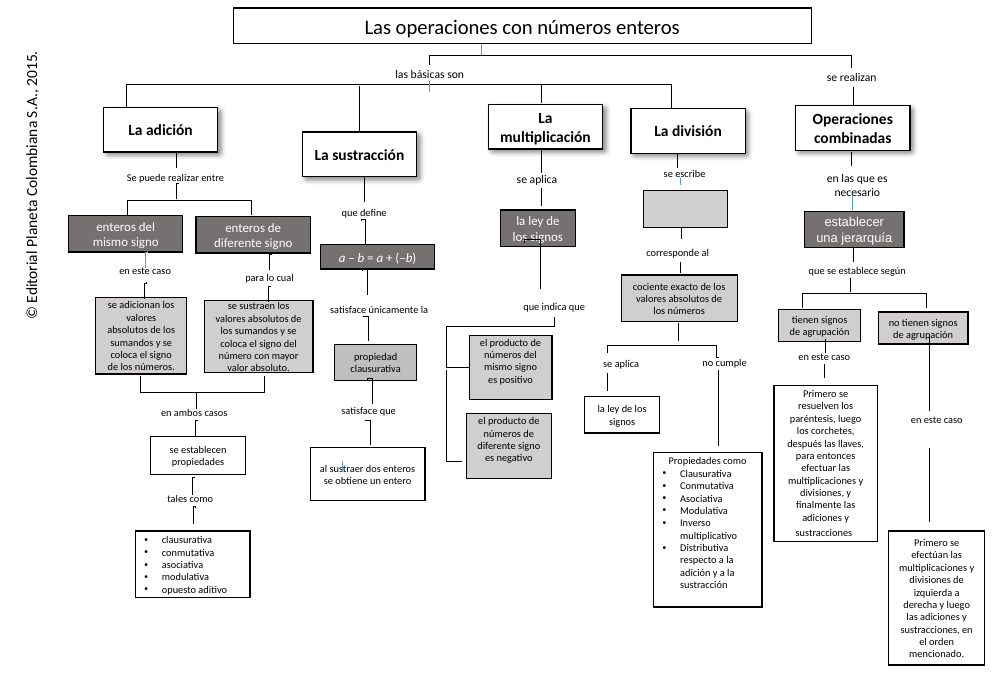
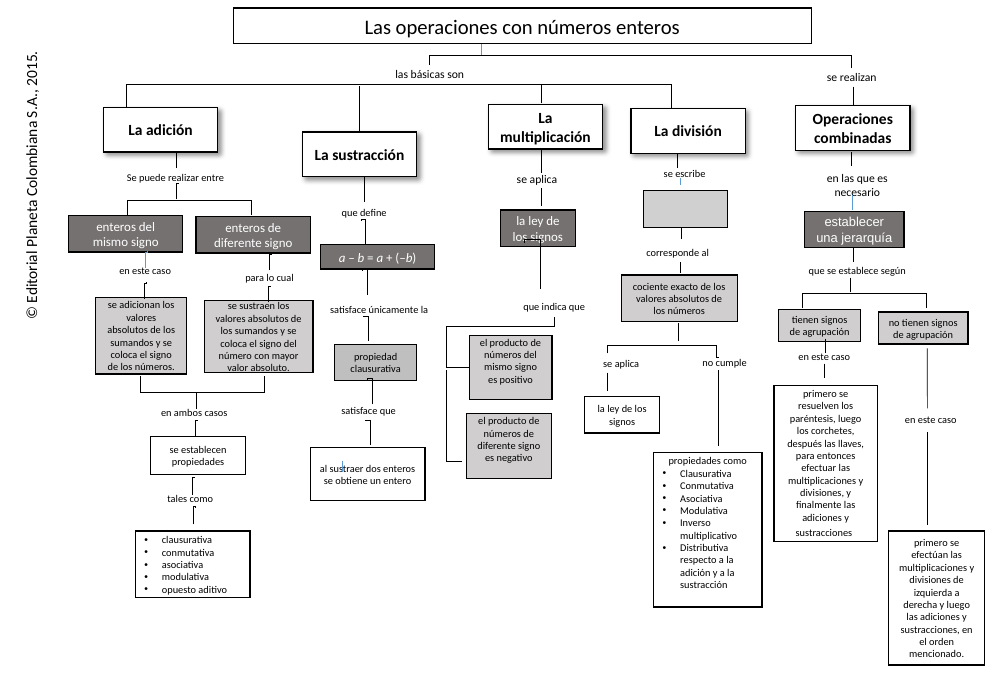
Before and after one commit to AulaPlanetaColombia/Matematicas, a slide deck: slide 1 of fuentes/contenidos/grado07/guion02/MapaConceptual.pptx. Drawn at 1008x698 pixels with LibreOffice and Linux fonts; fonts in the diff are those of the drawing; grey boxes stand for pictures; background and template pictures are left out. Boxes give left, top, right and bottom in pixels: in the first picture for what was removed or moved away, otherwise in the second. Text is boxed around its words. In the diff, an @@ line names an element or a change of style, - is before the commit and + after.

```diff
--- a/fuentes/contenidos/grado07/guion02/MapaConceptual.pptx
+++ b/fuentes/contenidos/grado07/guion02/MapaConceptual.pptx
@@ line removed from (430, 81) to (430, 91) @@
@@ line moved from (930, 337) - (930, 411) to (928, 348) - (928, 409) @@
@@ text in rectangle at [787, 390, 864, 536]: text changed @@
-Primero se resuelven los paréntesis, luego los corchetes, después las llaves, para entonces efectuar las multiplicaciones y divisiones, y finalmente las adiciones y sustracciones.
+primero se resuelven los paréntesis, luego los corchetes, después las llaves, para entonces efectuar las multiplicaciones y divisiones, y finalmente las adiciones y sustracciones.
@@ text "en este caso": place and size @@
-text "en este caso" at [911, 416, 963, 423]
+text "en este caso" at [905, 416, 957, 423]
@@ line moved from (930, 448) - (930, 522) to (928, 432) - (928, 525) @@
@@ text in rectangle at [669, 457, 746, 466]: text changed @@
-Propiedades como
+propiedades como
@@ text in rectangle at [899, 539, 975, 657]: text changed @@
-Primero se efectúan las multiplicaciones y divisiones de izquierda a derecha y luego las adiciones y sustracciones, en el orden mencionado.
+primero se efectúan las multiplicaciones y divisiones de izquierda a derecha y luego las adiciones y sustracciones, en el orden mencionado.
```
Also in this commit, not shown: 4 other files.
